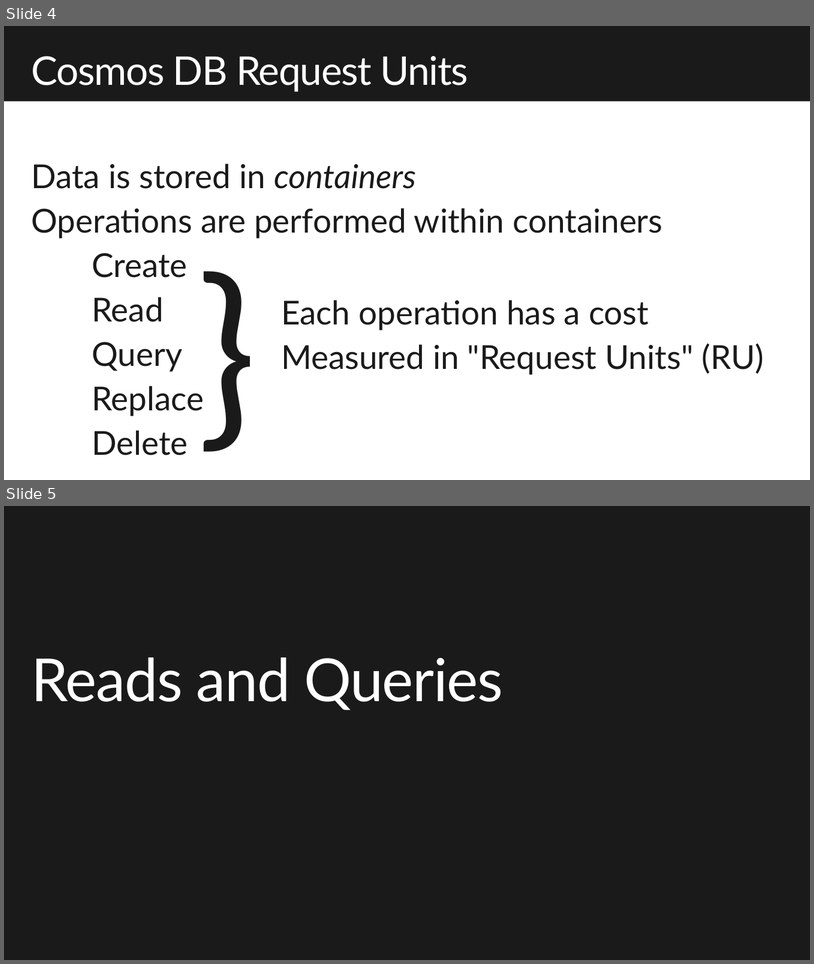
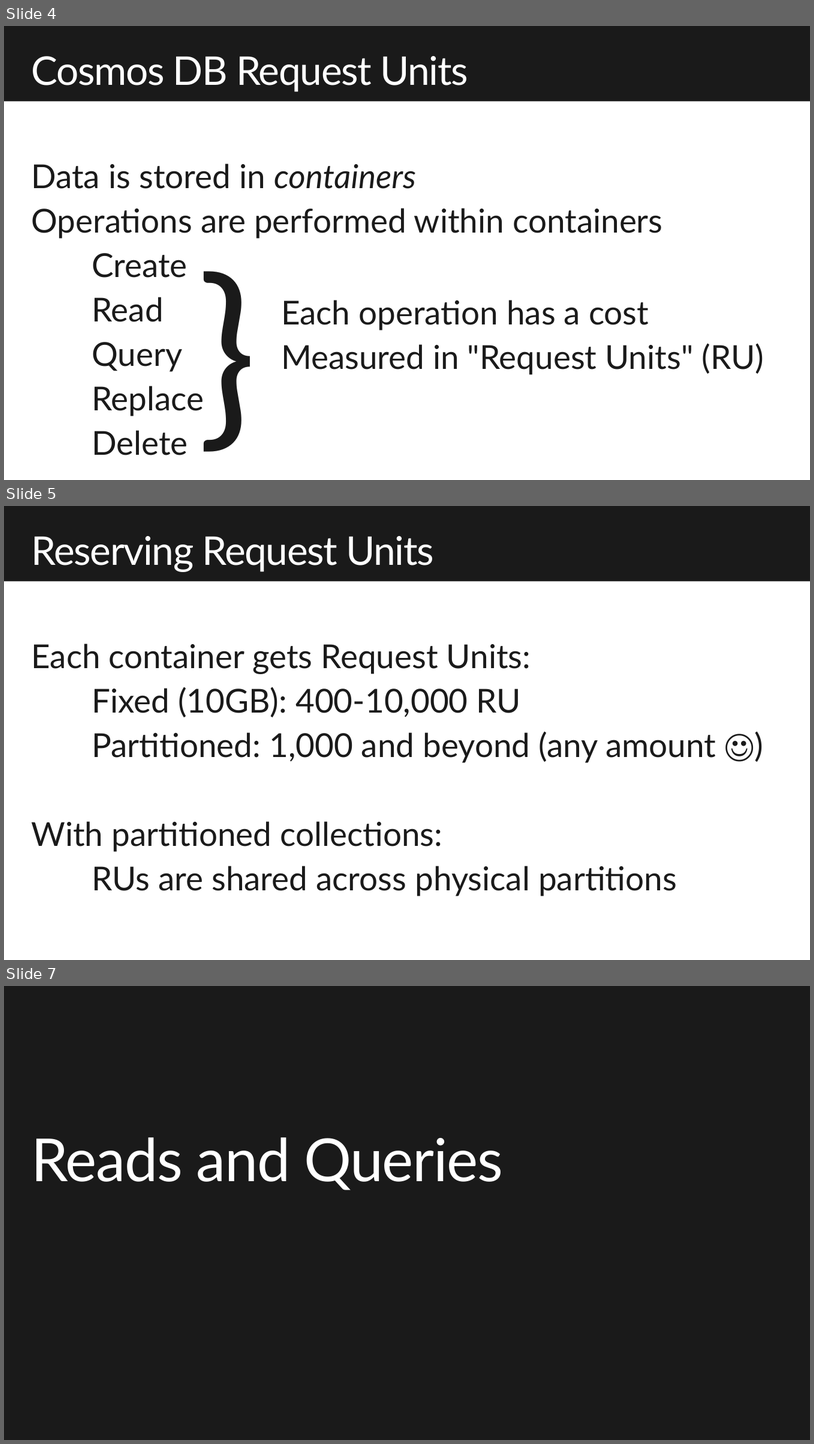
Before and after one commit to dmakogon/decode2018, a slide deck: decode2018_cosmosdb.pptx. Shown one above the other, each under a label of ours: slides 4 and 5 before the commit, slides 4, 5 and 7 after it; the slides between them are not shown. The pictures are 814x964 and 814x1444 pixels, drawn with LibreOffice and Linux fonts; fonts in the diff are those of the drawing; background and template pictures are left out. Boxes give left, top, right and bottom in pixels: in the first picture for what was removed or moved away, otherwise in the second. Text is boxed around its words. In the diff, an @@ line names an element or a change of style, - is before the commit and + after.

```diff
--- a/decode2018_cosmosdb.pptx
+++ b/decode2018_cosmosdb.pptx
@@ slide 5 added at (4,506,810,960), background #FFFFFF; not listed: 1 template element that a slide beside it also shows @@
@@ title added at (31,536,434,572), 48 pt, text #FFFFFF @@
+Reserving Request Units
@@ text added at (31,643,716,896), 40 pt, text #1A1A1A @@
+Each container gets Request Units:
+Fixed (10GB): 400-10,000 RU
+Partitioned: 1,000 and beyond (any amount ☺)
+With partitioned collections:
+RUs are shared across physical partitions
@@ what was slide 5 is now slide 7 @@
```
Also in this commit, not shown: 4 slides changed, 5 other slides added, 7 slides removed.
